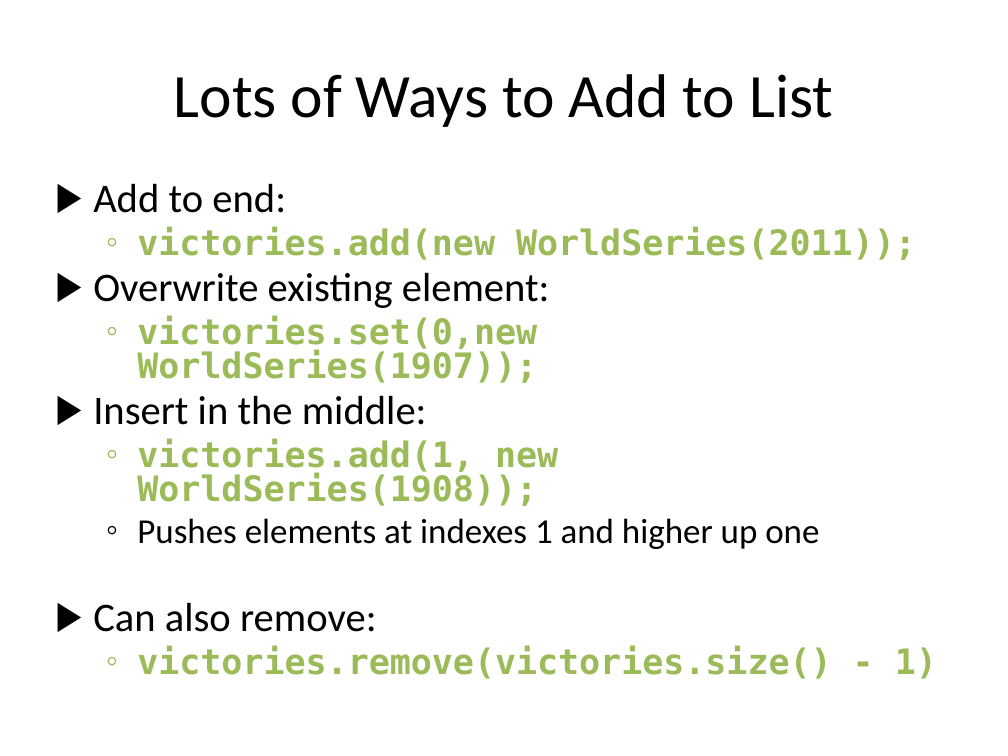
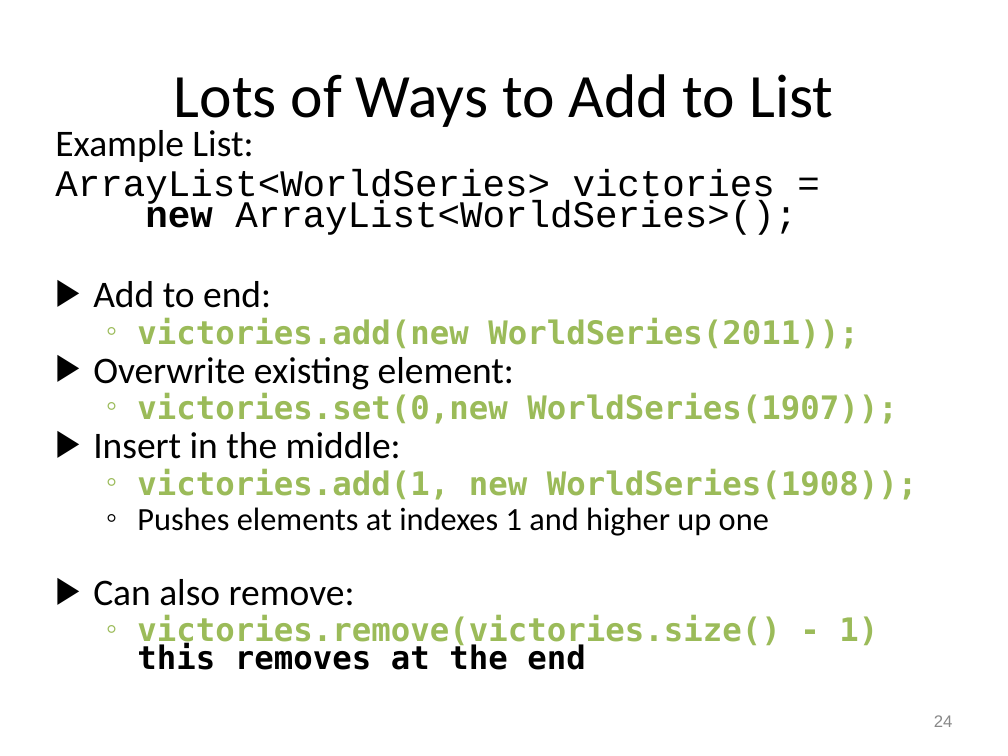
Before and after one commit to RHIT-CSSE/csse220, a slide deck: slide 24 of ClassMaterials/ArraysAndLists/Slides/Arrays and Lists.pptx (slide 22 before the commit). Drawn at 1008x756 pixels with LibreOffice and Linux fonts; fonts in the diff are those of the drawing. Boxes give left, top, right and bottom in pixels: in the first picture for what was removed or moved away, otherwise in the second. Text is boxed around its words. In the diff, an @@ line names an element or a change of style, - is before the commit and + after.

```diff
--- a/ClassMaterials/ArraysAndLists/Slides/Arrays and Lists.pptx
+++ b/ClassMaterials/ArraysAndLists/Slides/Arrays and Lists.pptx
@@ text "Example List:": place and size @@
-text "Example List:" at (93,183,937,679)
+text "Example List:" at (55,130,917,670)
@@ text at (55,130,797,235): paragraphs added @@
+Example List:
+ArrayList<WorldSeries> victories =
+new ArrayList<WorldSeries>();
@@ text at (93,281,917,615): size 29 to 26.8 pt in "Add to end:", "Overwrite existing element:", "Insert in the middle:", "Can also remove:"; size 25 to 23.1 pt in "victories.add(new WorldSeries(2011));", "victories.set(0,new WorldSeries(1907));", "victories.add(1, new WorldSeries(1908));", "Pushes elements at indexes 1 and higher ..."; line spacing 0.8 to 0.7 @@
@@ text at (137,615,878,670): text changed; size 25 to 23.1 pt @@
-  ◦ victories.remove(victories.size() - 1)
+  ◦ victories.remove(victories.size() - 1)
+    this removes at the end
@@ page number added at (934,715,953,727), 12 pt, text #888888 @@
+24
```
Also in this commit, not shown: 25 other slides changed, 4 slides added, 2 slides removed.
